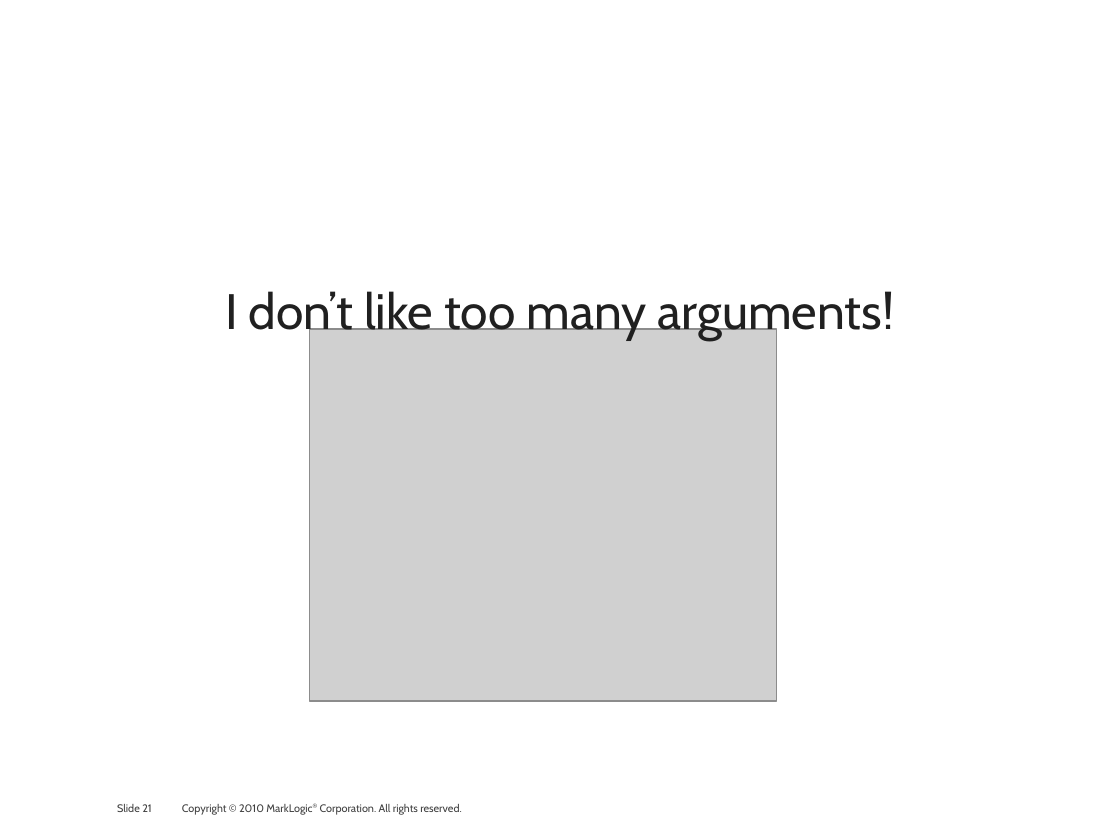
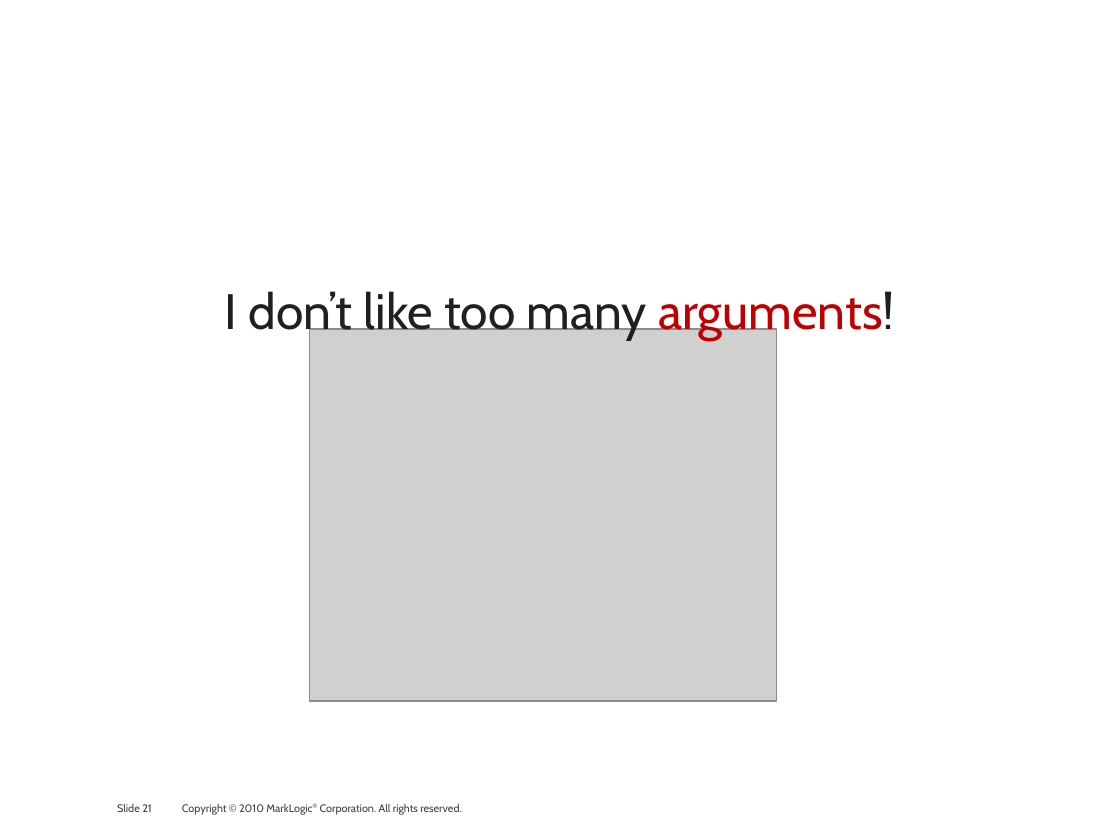
Before and after one commit to philipfennell/grasp, a slide deck: slide 21 of docs/marklogic_and_the_linked-data_connection.pptx. Drawn at 1120x840 pixels with LibreOffice and Linux fonts; fonts in the diff are those of the drawing; grey boxes stand for pictures; background and template pictures are left out. Boxes give left, top, right and bottom in pixels: in the first picture for what was removed or moved away, otherwise in the second. Text is boxed around its words. In the diff, an @@ line names an element or a change of style, - is before the commit and + after.

```diff
--- a/docs/marklogic_and_the_linked-data_connection.pptx
+++ b/docs/marklogic_and_the_linked-data_connection.pptx
@@ text "I don’t like too many ..." at (x1=225, y1=288, x2=895, y2=340): text colour #202020 to #C00000 in "arguments!" @@
```
Also in this commit, not shown: 14 other slides changed, 1 slide added, 2 slides removed.
